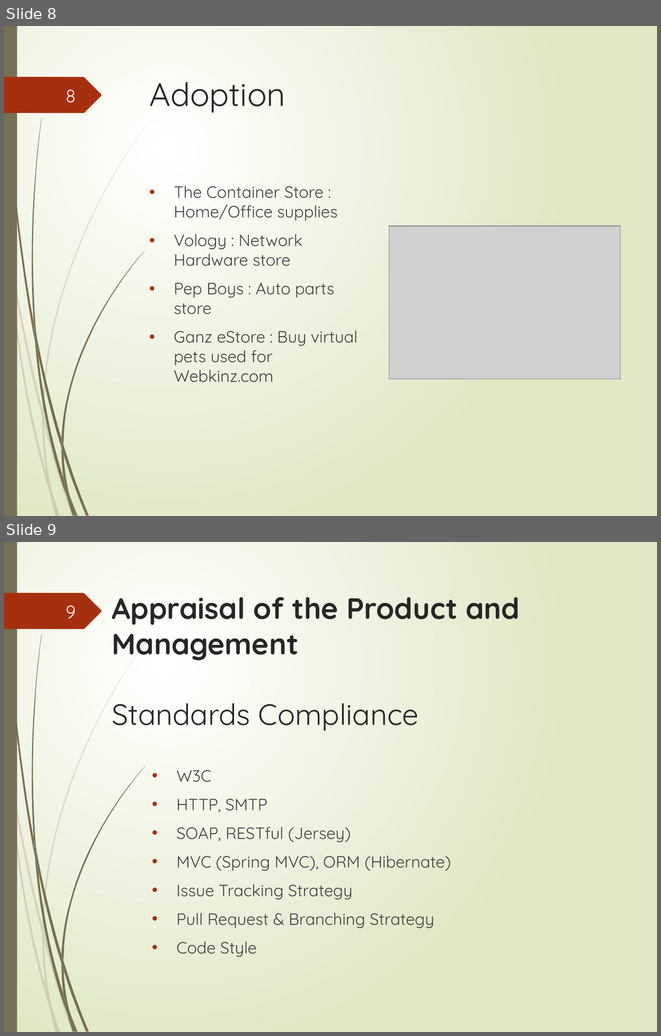
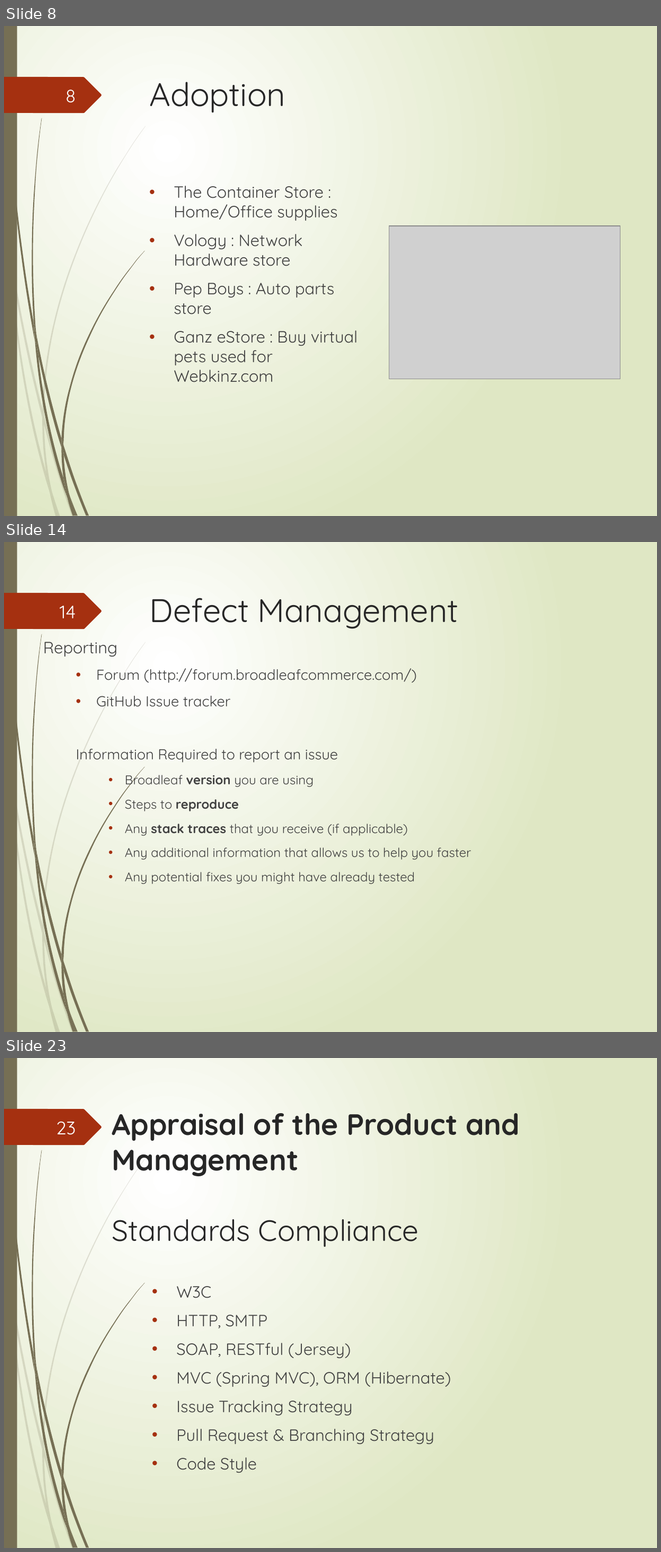
Before and after one commit to proliuxz/SME, a slide deck: Broadleaf.pptx. Shown one above the other, each under a label of ours: slides 8 and 9 before the commit, slides 8, 14 and 23 after it; the slides between them are not shown. The pictures are 661x1036 and 661x1552 pixels, drawn with LibreOffice and Linux fonts; fonts in the diff are those of the drawing; grey boxes stand for pictures. Boxes give left, top, right and bottom in pixels: in the first picture for what was removed or moved away, otherwise in the second. Text is boxed around its words. In the diff, an @@ line names an element or a change of style, - is before the commit and + after.

Commit message:
final ppt

```diff
--- a/Broadleaf.pptx
+++ b/Broadleaf.pptx
@@ slide 14 added at (4,542,657,1032), background gradient #FFFFFF to #DFE8C4; not listed: 24 template elements that a slide beside it also shows @@
@@ title added at (149,598,459,629), 36 pt, text #262626 @@
+Defect Management
@@ page number added at (60,606,76,618), 20 pt, text #FEFFFF @@
+14
@@ text added at (43,642,471,884), 14 pt, text #404040 @@
+Reporting
+  • Forum (http://forum.broadleafcommerce.com/)
+  • GitHub Issue tracker
+  Information Required to report an issue
+    • Broadleaf version you are using
+    • Steps to reproduce
+    • Any stack traces that you receive (if applicable)
+    • Any additional information that allows us to help you faster
+    • Any potential fixes you might have already tested
@@ what was slide 9 is now slide 23 @@
@@ page number at (56,1121,76,1135): text changed @@
-9
+23
```
Also in this commit, not shown: 1 slide changed, 14 other slides added.
